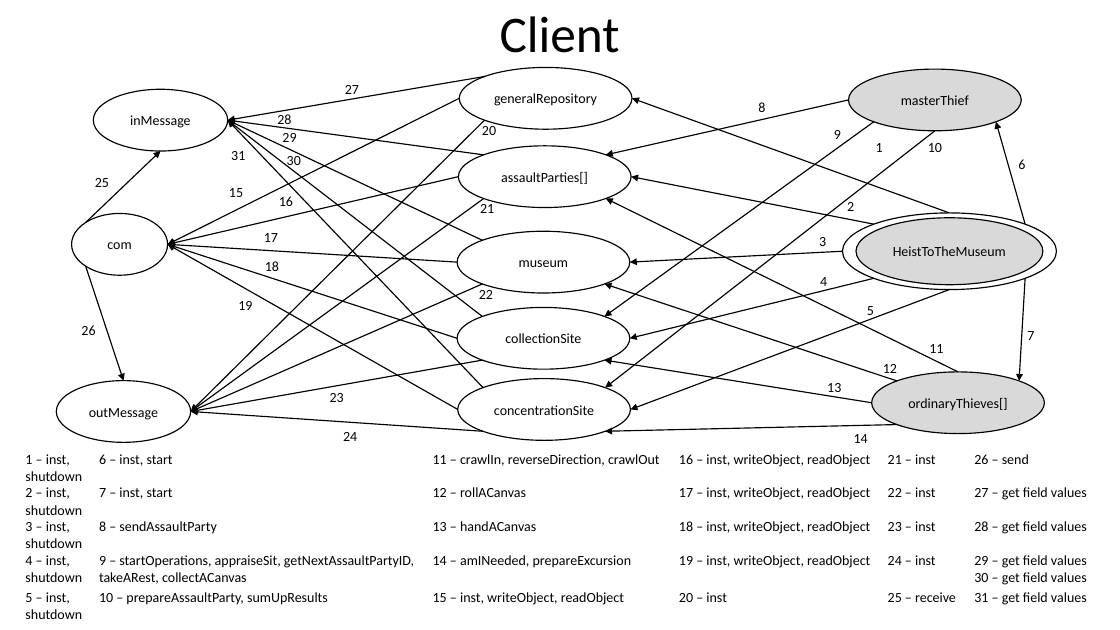
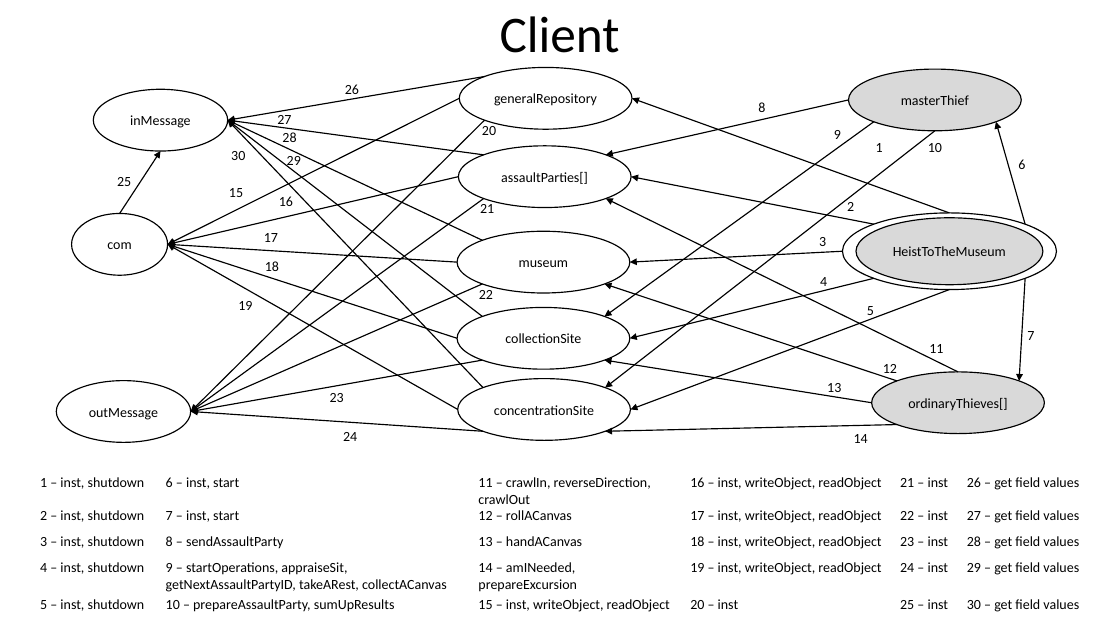
Before and after one commit to vilar07/SD_Project2, a slide deck: slide 1 of diagrams.pptx. Drawn at 1120x630 pixels with LibreOffice and Linux fonts; fonts in the diff are those of the drawing. Boxes give left, top, right and bottom in pixels: in the first picture for what was removed or moved away, otherwise in the second. Text is boxed around its words. In the diff, an @@ line names an element or a change of style, - is before the commit and + after.

```diff
--- a/diagrams.pptx
+++ b/diagrams.pptx
@@ text "26" rewrapped from bbox=[81, 325, 95, 335] to bbox=[345, 84, 359, 98] @@
@@ text "27": place and size @@
-text "27" at bbox=[345, 85, 359, 98]
+text "27" at bbox=[277, 112, 291, 128]
@@ text "30" rewrapped from bbox=[287, 154, 301, 170] to bbox=[231, 151, 245, 160] @@
@@ text "28": place and size @@
-text "28" at bbox=[277, 112, 291, 128]
+text "28" at bbox=[282, 132, 296, 146]
@@ text "29": place and size @@
-text "29" at bbox=[282, 133, 296, 146]
+text "29" at bbox=[287, 154, 301, 170]
@@ text "25": place and size @@
-text "25" at bbox=[95, 178, 109, 187]
+text "25" at bbox=[117, 177, 131, 186]
@@ arrow moved from (86, 223) - (160, 151) to (119, 213) - (160, 151) @@
@@ text removed at bbox=[231, 151, 245, 160] @@
-31
@@ arrow removed from (86, 266) to (124, 381) @@
@@ table at bbox=[32, 474, 1112, 630] @@
-row 1, column 6: 26 – send
+row 1, column 6: 26 – get field values
-row 4, column 6: 29 – get field values / 30 – get field values
+row 4, column 6: 29 – get field values
-row 5, column 5: 25 – receive
+row 5, column 5: 25 – inst
-row 5, column 6: 31 – get field values
+row 5, column 6: 30 – get field values
@@ table: place and size @@
-table at bbox=[17, 451, 1102, 623]
+table at bbox=[32, 474, 1112, 630]
```
Also in this commit, not shown: 3 slides added.
